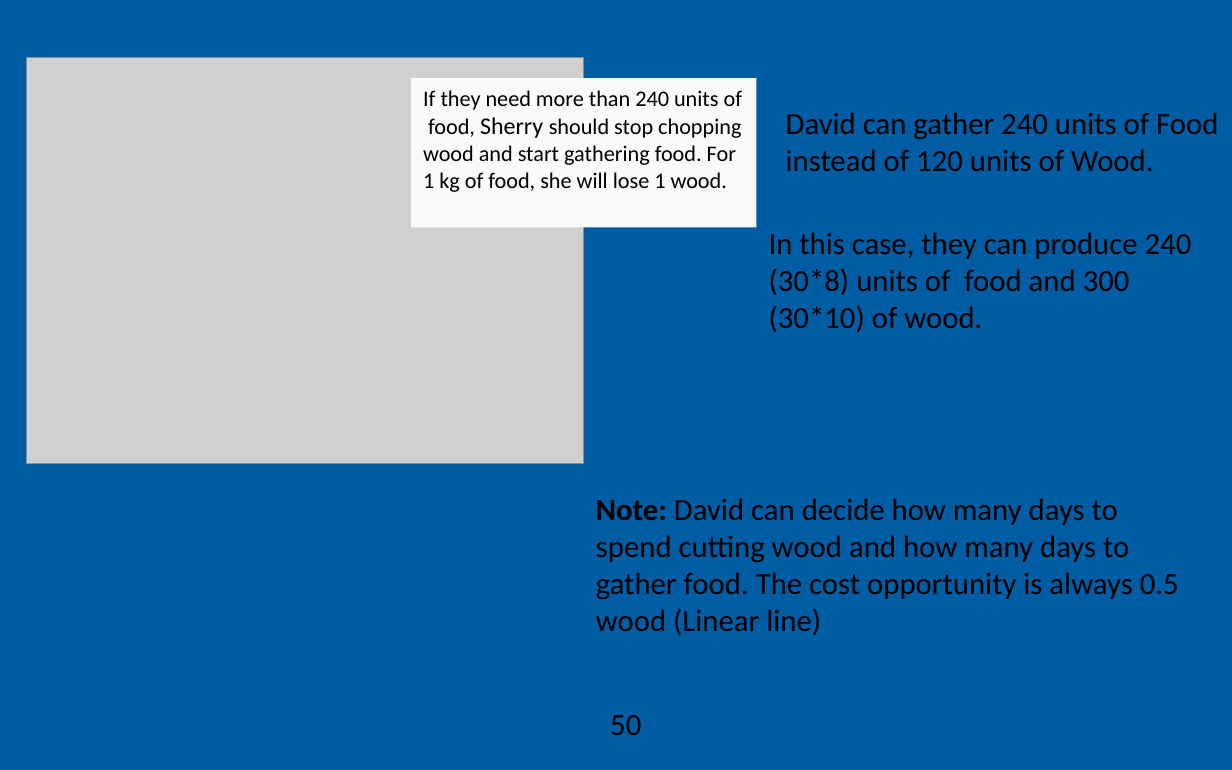
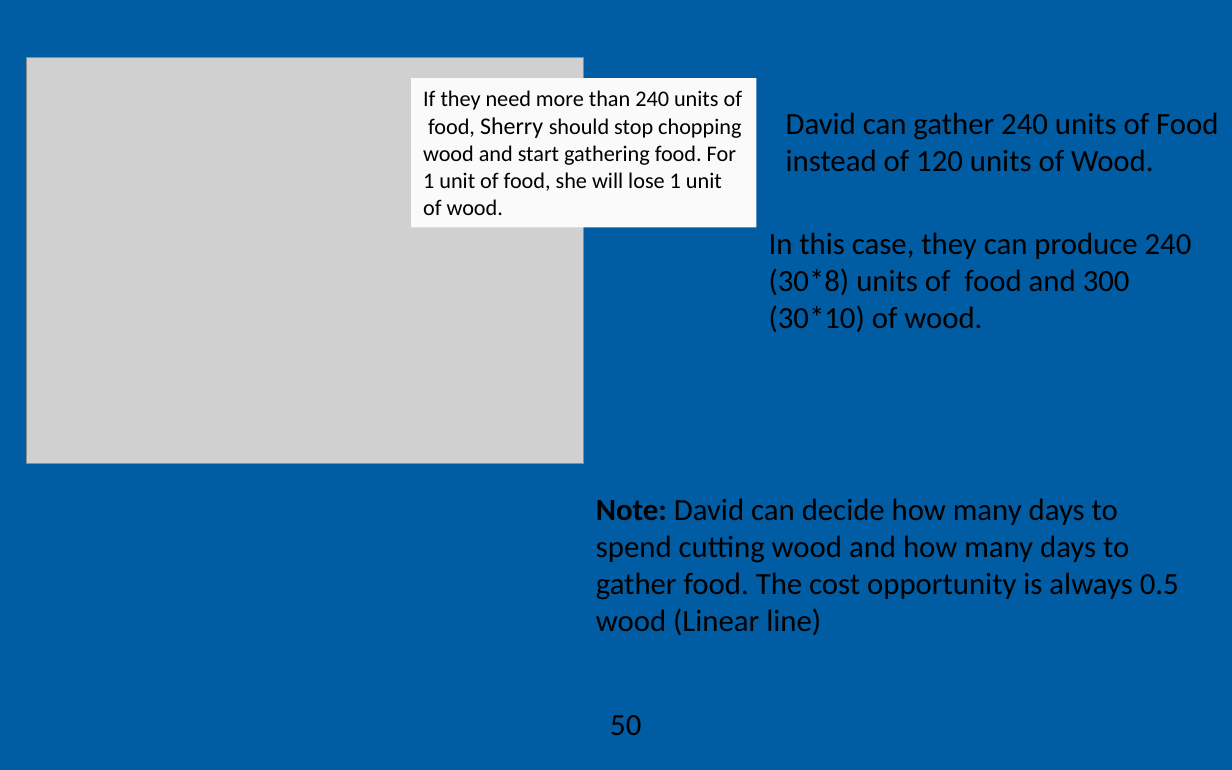
Before and after one commit to AEGDDI/idr305, a slide deck: slide 50 of lectures/L2.pptx. Drawn at 1232x770 pixels with LibreOffice and Linux fonts; fonts in the diff are those of the drawing; grey boxes stand for pictures; background and template pictures are left out. Boxes give left, top, right and bottom in pixels: in the first picture for what was removed or moved away, otherwise in the second. Text is boxed around its words. In the diff, an @@ line names an element or a change of style, - is before the commit and + after.

```diff
--- a/lectures/L2.pptx
+++ b/lectures/L2.pptx
@@ text in rectangle at [423, 90, 742, 215]: text changed @@
-If they need more than 240 units of food, Sherry should stop chopping wood and start gathering food. For 1 kg of food, she will lose 1 wood.
+If they need more than 240 units of food, Sherry should stop chopping wood and start gathering food. For 1 unit of food, she will lose 1 unit of wood.
```
